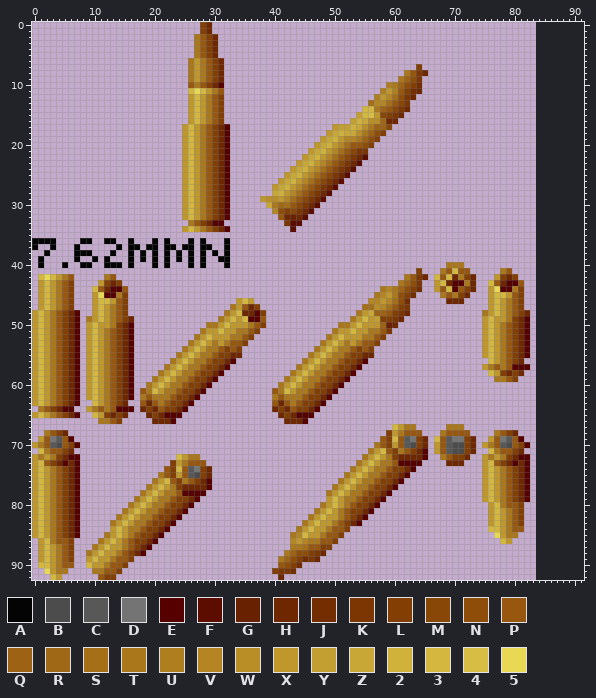
A sprite sheet gets an edit: graphics/Casings/776.png. That is the earlier state.
The file is 84x93 pixels. Colours within 5 levels of each other are drawn and written as one. The old version is drawn lined up with the new one, on the new canvas.
Palette (. is transparent): A #040404  B #4c4c4c  C #585858  D #747474  E #570000  F #5c0d00  G #682101  H #6f2700  J #732d01  K #7b3602  L #833f03  M #894707  N #8f4d0a  P #97570f  Q #9d6213  R #9e6816  S #a56f18  T #ab771b  U #af7e1f  V #b48522  W #b98e27  X #bf972b  Y #c39e30  Z #c9a736  2 #cfb13b  3 #d3b73f  4 #d7bd43  5 #e8d854
Pixels before (only the part around the change), first column x 57:
32 ...................................
33 ...................................
34 ...................................
35 ...................................
36 ...................................
37 ...................................
38 ...................................
39 ...................................
40 ............TTT....................
41 .......L...TP3PP.....TP............
42 .....TPKH.3P3HTLH...XLHL...........
43 ....TQNK..X3HEETH..3PHEEP..........
44 .TVTQNLJ..XP3EPLH..X5EETL..........
45 TVXTNLJ....TPTLH...X33XPL..........
46 VXVSNJ......HHH....X3XTPL..........
47 WVSPLK.............X3XTPL..........
48 QQPLKH............TX3XTPLH.........
49 YLLKH.............X3XXTLHE.........
50 XQGH..............X3XTPLHE.........
51 TPK...............X3XTPLHE.........
52 PL................X3XTPLHE.........
53 L.................X3XTPLHE.........
54 ..................X3XTPLHE.........
55 ..................X3XTPLHE.........
56 ...................3XTPLH..........
57 ..................XTPTPEEE.........
58 ...................3XLHLH..........
59 ....................TTPL...........
60 ...................................
61 ...................................
62 ...................................
63 ...................................
64 ...................................
65 ...................................
66 ...................................
67 ...3XTT.....TTT....................
68 ..LXTPPP...TPPPP....TPLH...........
69 .PL3PCDLH.3PCDDLH..XPDCPE..........
70 TPLXPCBLH.XPCBBLH.XTPCBPLE.........
71 X3PLTPLHE.XPCBBLH..3TPPLH..........
72 3XTLHHHHE..TPLLH..XTXTLHEE.........
73 XTTPEEEE....HHH...X3PLHEHE.........
74 TTPLLHE...........X3XTPLHE.........
75 TPLLHE............X3XTPLHE.........
76 PLLHE.............X3XTPLHE.........
77 LLHE..............X3XTPLHE.........
78 LHE...............X3XTPLHE.........
79 HE................X3XTPLHE.........
80 E..................X3TPPL..........
81 ...................X3XTPL..........
82 ...................X3XTPL..........
83 ...................X3XTPL..........
84 ...................33XTPP..........
85 ....................5XTT...........
86 .....................3X............
87 ...................................
88 ...................................
89 ...................................
90 ...................................
91 ...................................
92 ...................................
Now the later version:
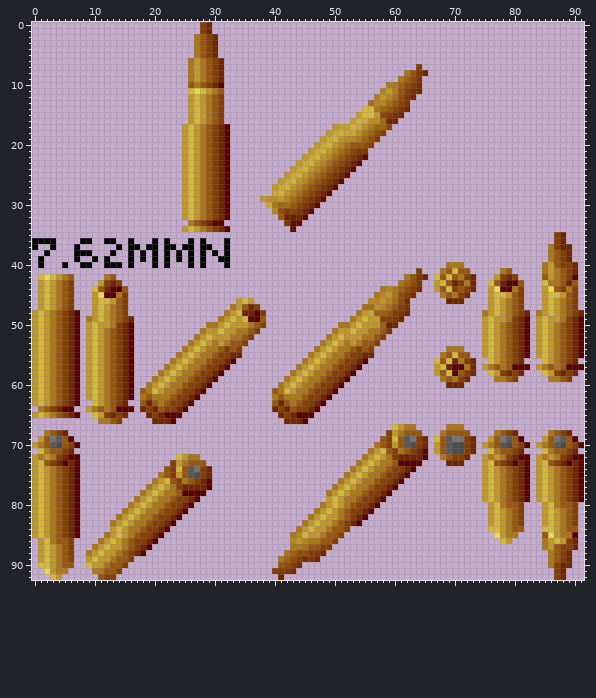
Changes in this commit:
canvas 84x93 -> 92x93
Changed rows in their new state; - is an unchanged pixel.
first column x 67:
35 --------------------LH---
36 --------------------LH---
37 -------------------TLHH--
38 -------------------TPLH--
39 -------------------TPLH--
40 ------------------TXPLLH-
41 ------------------TXTPLH-
42 ---P--------------PXTPLE-
43 --PHL-------------3TTPHP-
44 ---L--------------X5PLTL-
45 ------------------X33XPL-
46 ------------------X3XTPL-
47 ------------------X3XTPL-
48 -----------------TX3XTPLH
49 -----------------X3XXTLHE
50 -----------------X3XTPLHE
51 -----------------X3XTPLHE
52 -----------------X3XTPLHE
53 -----------------X3XTPLHE
54 --TTT------------X3XTPLHE
55 -TP3PP-----------X3XTPLHE
56 3P3HTLH-----------3XTPLH-
57 X3HEETH----------XTPTPEEE
58 XP3EPLH-----------3XLHLH-
59 -TPTLH-------------TTPL--
60 --HHH--------------------
first column x 84:
68 --TPLH--
69 -XPDCPE-
70 XTPCBPLE
71 -3TPPLH-
72 XTXTLHEE
73 X3PLHEHE
74 X3XTPLHE
75 X3XTPLHE
76 X3XTPLHE
77 X3XTPLHE
78 X3XTPLHE
79 X3XTPLHE
80 -X3TPPL-
81 -X3XTPL-
82 -X3XTPL-
83 -X3XTPL-
84 -33XTPP-
85 -P5XTTE-
86 -TX3XLH-
87 -TXPLLH-
88 --TPLH--
89 --TPLH--
90 --TLHH--
91 ---LH---
92 ---LH---
Changed places in both pictures, as pixel boxes (x1, y1, x2, y2):
added: (536, 232, 584, 382)
changed: (446, 274, 464, 292)
added: (434, 346, 476, 388)
added: (536, 430, 584, 580)
